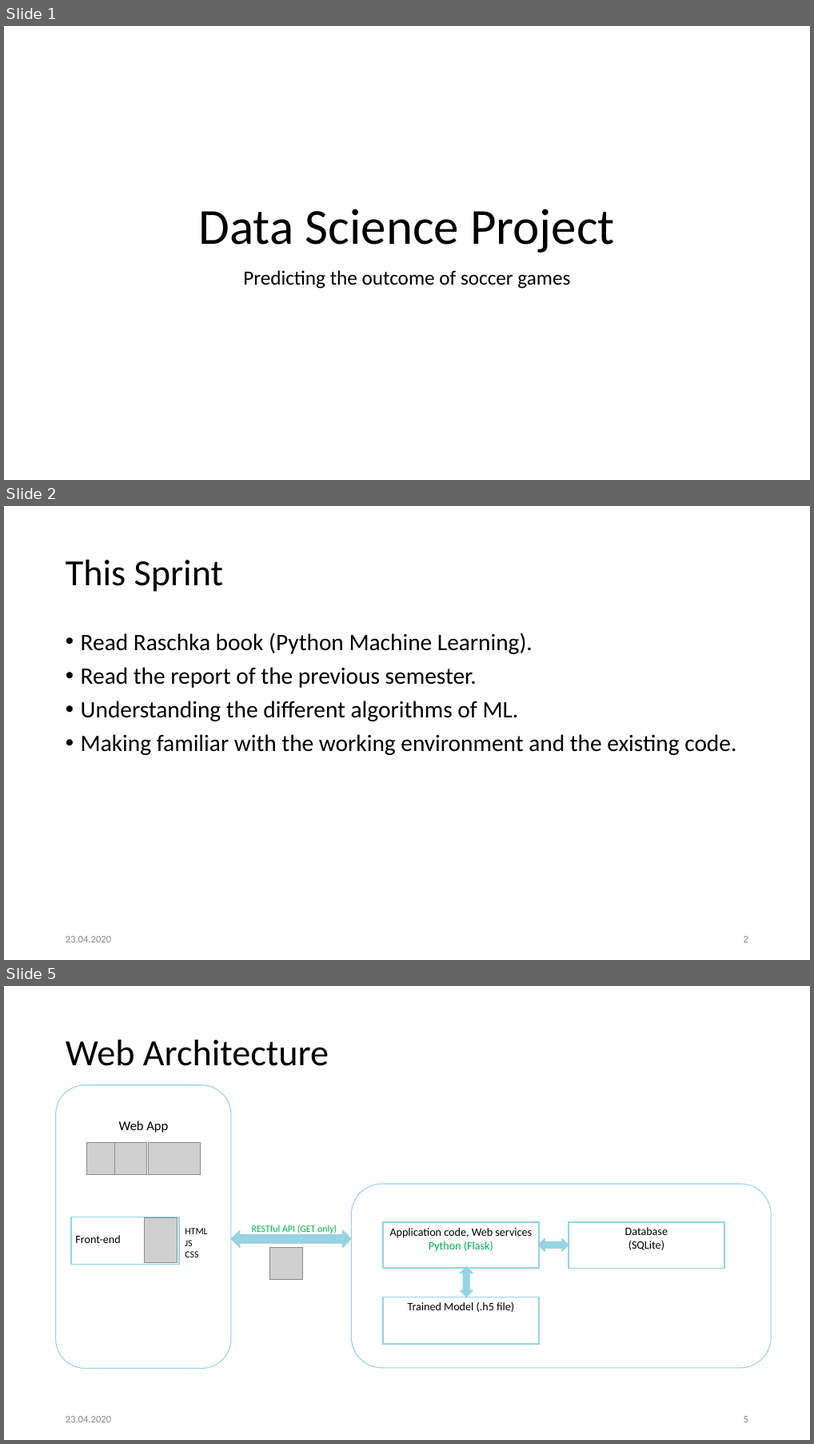
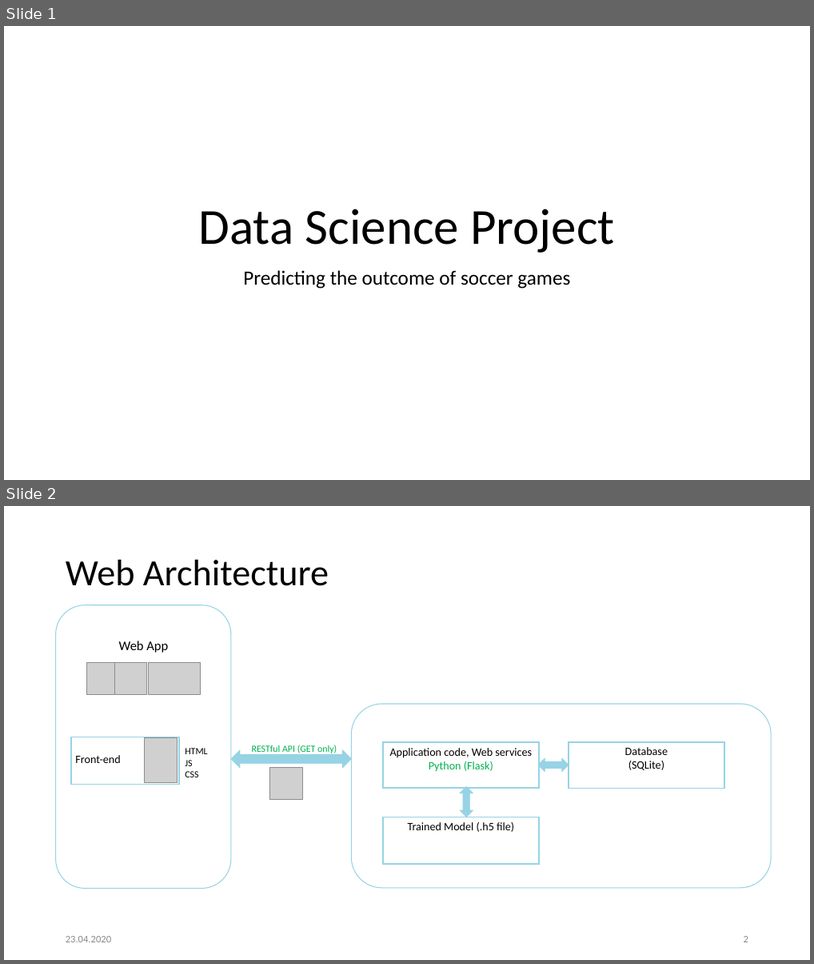
Before and after one commit to Khaledjallouli/project, a slide deck: Web/WebArchitectureDef.pptx. Shown one above the other, each under a label of ours: slides 1, 2 and 5 before the commit, slides 1 and 2 after it; the slides between them are not shown. The pictures are 814x1444 and 814x964 pixels, drawn with LibreOffice and Linux fonts; fonts in the diff are those of the drawing; grey boxes stand for pictures; background and template pictures are left out. Boxes give left, top, right and bottom in pixels: in the first picture for what was removed or moved away, otherwise in the second. Text is boxed around its words. In the diff, an @@ line names an element or a change of style, - is before the commit and + after.

```diff
--- a/Web/WebArchitectureDef.pptx
+++ b/Web/WebArchitectureDef.pptx
@@ slide 2 removed at [4, 506, 810, 960], background #FFFFFF @@
@@ title removed at [66, 560, 223, 592] @@
-This Sprint
@@ text removed at [81, 632, 737, 755] @@
-• Read Raschka book (Python Machine Learning).
-• Read the report of the previous semester.
-• Understanding the different algorithms of ML.
-• Making familiar with the working environment and the existing code.
@@ text removed at [66, 936, 111, 942] @@
-23.04.2020
@@ page number removed at [744, 936, 749, 942] @@
-2
@@ what was slide 5 is now slide 2 @@
@@ page number at [744, 936, 749, 942]: text changed @@
-5
+2
```
Also in this commit, not shown: 3 other slides removed, 1 other file.
